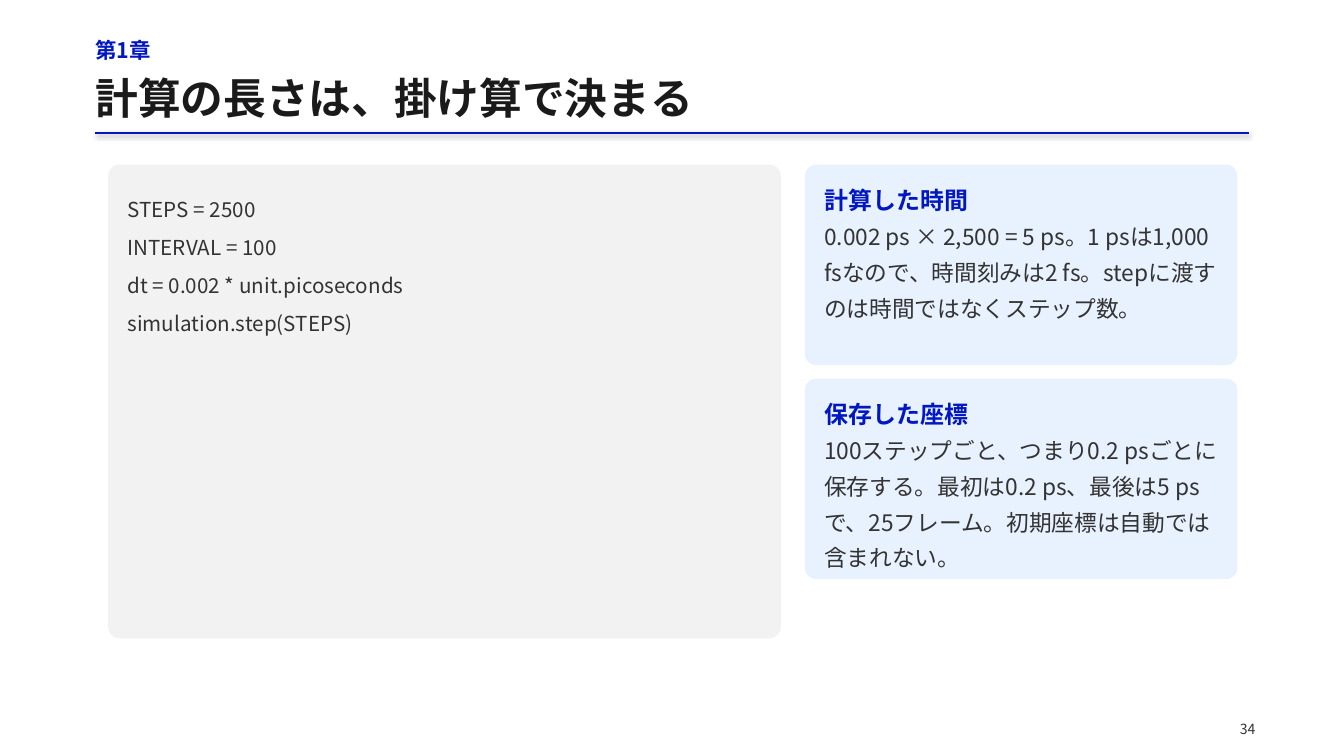
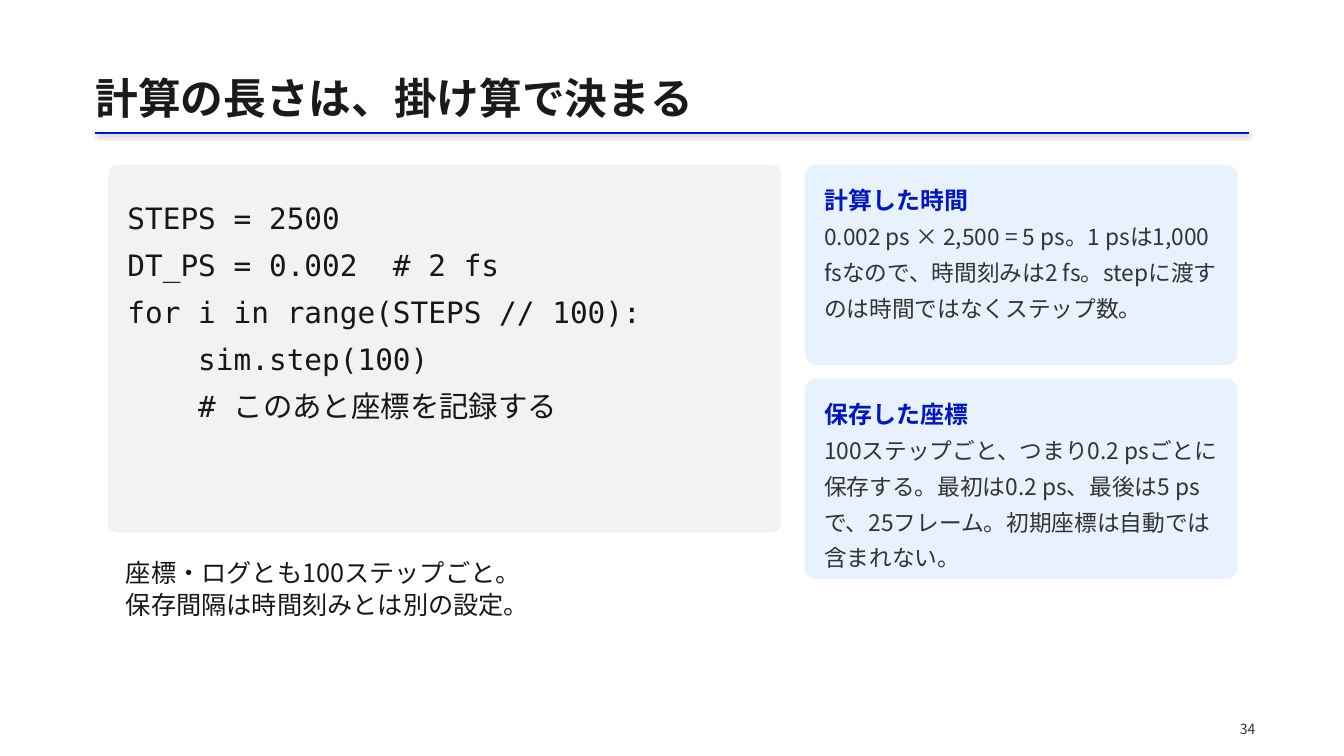
Before and after one commit to matsunagalab/lecture_bioinfo, a slide deck: slide 34 of 11_分子動力学シミュレーション/11_分子動力学シミュレーション.pptx. Drawn at 1344x756 pixels with LibreOffice and Linux fonts; fonts in the diff are those of the drawing. Boxes give left, top, right and bottom in pixels: in the first picture for what was removed or moved away, otherwise in the second. Text is boxed around its words. In the diff, an @@ line names an element or a change of style, - is before the commit and + after.

```diff
--- a/11_分子動力学シミュレーション/11_分子動力学シミュレーション.pptx
+++ b/11_分子動力学シミュレーション/11_分子動力学シミュレーション.pptx
@@ text removed at (95,39,150,60) @@
-第1章
@@ rounded rectangle: place and size @@
-rounded rectangle at (108,164,780,638)
+rounded rectangle at (108,164,780,532)
@@ text at (127,207,340,230): size 14.8 to 21 pt, font Noto Sans CJK JP to DejaVu Sans Mono, text colour #333333 to #171717 in "STEPS = 2500"; line spacing 23.2pt to 33.6pt; less space between paragraphs @@
@@ text at (127,253,641,420): text changed; size 14.8 to 21 pt; font Noto Sans CJK JP to DejaVu Sans Mono; text colour #333333 to #171717 @@
-INTERVAL = 100
-dt = 0.002 * unit.picoseconds
-simulation.step(STEPS)
+DT_PS = 0.002 # 2 fs
+for i in range(STEPS // 100):
+sim.step(100)
+# このあと座標を記録する
@@ text added at (126,561,529,616), 18 pt, text #171717 @@
+座標・ログとも100ステップごと。
+保存間隔は時間刻みとは別の設定。
```
Also in this commit, not shown: 53 other slides changed, 4 slides added, 4 slides removed, 2 other files.
